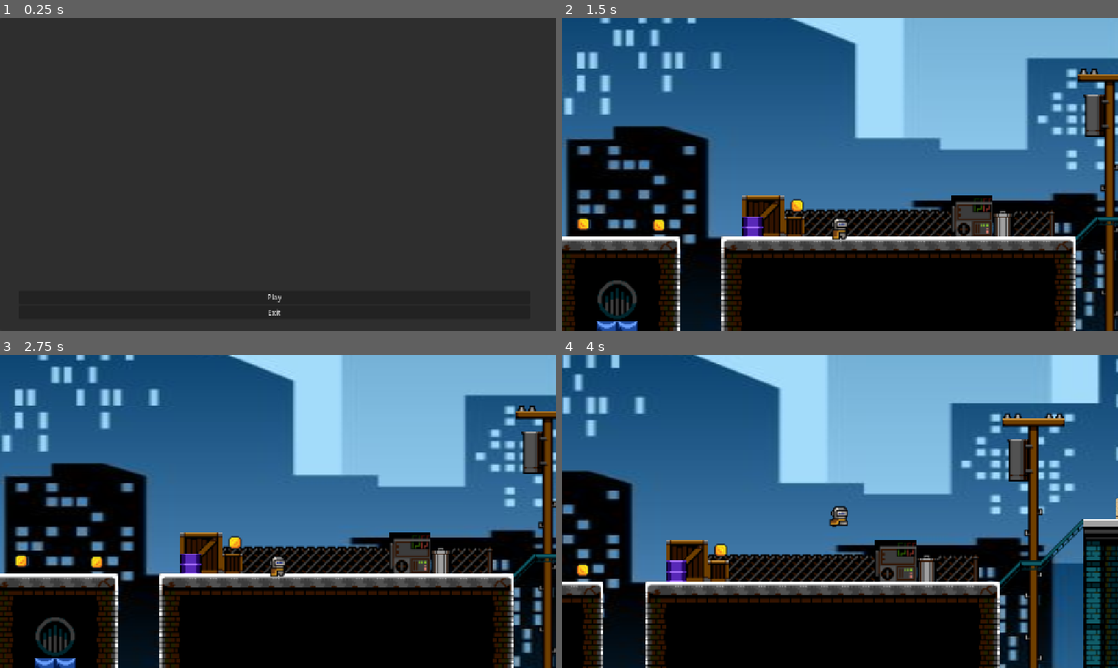
Above: before the commit, frames 1-4 (two rows, left to right).
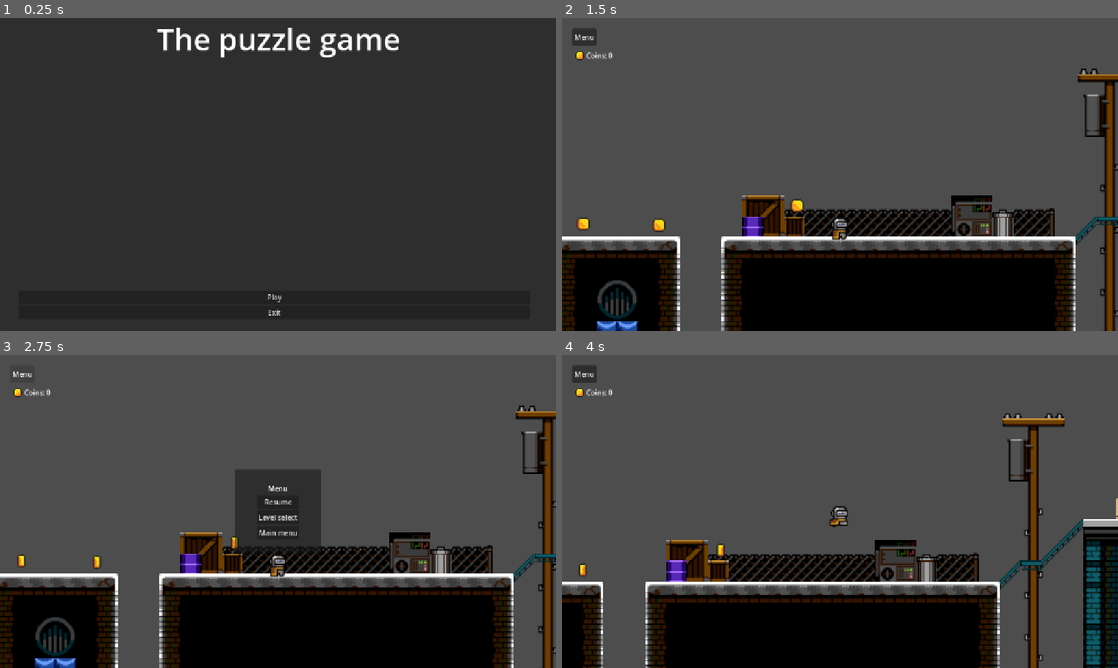
Above: after the commit, the same moments.

Repository: Natr1xon/puzzle_game
Game: Godot game, scene res://scenes/main/main.tscn
Same seed, same stepped clock (60 frames per second), same inputs: the game is played once before the commit and once after it.
Inputs (mouse positions are in pixels of both pictures, inside the frame that each line leads up to):
- Up to frame 1 (0.25 s): no input
- Up to frame 2 (1.5 s): click "Play" at 0.5 s; click "Play" at 1.25 s
- Up to frame 3 (2.75 s): click (22, 373) at 2 s, where only the run after the commit has a clickable "Menu"
- Up to frame 4 (4 s): click (840, 502) at 2.75 s, where only the run after the commit has a clickable "Resume"; hold D (move_right) from 3.53 s (still down); tap E (interact) at 3.6 s; tap Space (jump) at 3.77 s

The runs differ from the first frame. In frame 1, 1.4% of the frame differs, in the area x 28-72%, y 3-13%; in frame 2, 66%; in frame 3, 67%; in frame 4, 69%, in the area x 0-100%, y 0-100%.

Commit message:
add game menu and hud

Diff:
--- a/project.godot
+++ b/project.godot
@@ -20,6 +20,11 @@
 window/size/viewport_width=1280
 window/size/viewport_height=720
 window/stretch/mode="canvas_items"
+
+[global_group]
+
+player=""
+coins=""
 
 [input]
 
--- a/scenes/levels/level_01.tscn
+++ b/scenes/levels/level_01.tscn
@@ -453,61 +453,8 @@
 
 [node name="Level" type="Node2D" unique_id=874728854]
 
-[node name="PuzzleContainer" type="Node2D" parent="." unique_id=374046875]
-position = Vector2(204, -67)
-
-[node name="PuzzleObject" parent="PuzzleContainer" unique_id=2107152276 instance=ExtResource("3_qdh5e")]
-position = Vector2(21, -3)
-value = 5
-
-[node name="PuzzleObject2" parent="PuzzleContainer" unique_id=660886741 instance=ExtResource("3_qdh5e")]
-position = Vector2(46, -3)
-value = 1
-
-[node name="PuzzleObject3" parent="PuzzleContainer" unique_id=411989084 instance=ExtResource("3_qdh5e")]
-position = Vector2(70, -3)
-value = 4
-
-[node name="PuzzleObject4" parent="PuzzleContainer" unique_id=972837333 instance=ExtResource("3_qdh5e")]
-position = Vector2(94, -3)
-value = 2
-
-[node name="PuzzleObject5" parent="PuzzleContainer" unique_id=163901359 instance=ExtResource("3_qdh5e")]
-position = Vector2(118, -3)
-value = 3
-
-[node name="CoinContainer" type="Node2D" parent="." unique_id=1521833144]
-
-[node name="Coin" parent="CoinContainer" unique_id=215446502 instance=ExtResource("2_r72dd")]
-position = Vector2(-250, -24)
-
-[node name="Coin2" parent="CoinContainer" unique_id=1902642994 instance=ExtResource("2_r72dd")]
-position = Vector2(-192, -23)
-
-[node name="Coin3" parent="CoinContainer" unique_id=762573287 instance=ExtResource("2_r72dd")]
-position = Vector2(648, -22)
-
-[node name="Coin4" parent="CoinContainer" unique_id=418495209 instance=ExtResource("2_r72dd")]
-position = Vector2(556, -102)
-
-[node name="Coin5" parent="CoinContainer" unique_id=982289458 instance=ExtResource("2_r72dd")]
-position = Vector2(-86, -38)
-
-[node name="CheckButton" type="Node2D" parent="." unique_id=1808353633]
-position = Vector2(438, -183)
-script = ExtResource("5_qdh5e")
-
-[node name="Sprite2D" type="Sprite2D" parent="CheckButton" unique_id=924133208]
-position = Vector2(-52, 102)
-scale = Vector2(0.11304346, 0.07968751)
-texture = ExtResource("6_50wog")
-
-[node name="Area2D" type="Area2D" parent="CheckButton" unique_id=1283344456]
-position = Vector2(-37, 102)
-
-[node name="CollisionShape2D" type="CollisionShape2D" parent="CheckButton/Area2D" unique_id=694924043]
-position = Vector2(-15, -1)
-shape = SubResource("RectangleShape2D_50wog")
+[node name="Player" parent="." unique_id=926706326 groups=["player"] instance=ExtResource("4_uvc87")]
+position = Vector2(-53, -31)
 
 [node name="FeedbackLabel" type="Label" parent="." unique_id=651166233]
 offset_left = 346.0
@@ -516,6 +463,62 @@
 offset_bottom = -112.0
 text = "Sort"
 
+[node name="PuzzleContainer" type="Node2D" parent="." unique_id=374046875]
+position = Vector2(204, -67)
+
+[node name="PuzzleObject" parent="PuzzleContainer" unique_id=2107152276 instance=ExtResource("3_qdh5e")]
+position = Vector2(21, -3)
+value = 5
+
+[node name="PuzzleObject2" parent="PuzzleContainer" unique_id=660886741 instance=ExtResource("3_qdh5e")]
+position = Vector2(46, -3)
+value = 1
+
+[node name="PuzzleObject3" parent="PuzzleContainer" unique_id=411989084 instance=ExtResource("3_qdh5e")]
+position = Vector2(70, -3)
+value = 4
+
+[node name="PuzzleObject4" parent="PuzzleContainer" unique_id=972837333 instance=ExtResource("3_qdh5e")]
+position = Vector2(94, -3)
+value = 2
+
+[node name="PuzzleObject5" parent="PuzzleContainer" unique_id=163901359 instance=ExtResource("3_qdh5e")]
+position = Vector2(118, -3)
+value = 3
+
+[node name="CoinContainer" type="Node2D" parent="." unique_id=1521833144]
+
+[node name="Coin" parent="CoinContainer" unique_id=215446502 groups=["coins"] instance=ExtResource("2_r72dd")]
+position = Vector2(-250, -24)
+
+[node name="Coin2" parent="CoinContainer" unique_id=1902642994 groups=["coins"] instance=ExtResource("2_r72dd")]
+position = Vector2(-192, -23)
+
+[node name="Coin3" parent="CoinContainer" unique_id=762573287 groups=["coins"] instance=ExtResource("2_r72dd")]
+position = Vector2(648, -22)
+
+[node name="Coin4" parent="CoinContainer" unique_id=418495209 groups=["coins"] instance=ExtResource("2_r72dd")]
+position = Vector2(556, -102)
+
+[node name="Coin5" parent="CoinContainer" unique_id=982289458 groups=["coins"] instance=ExtResource("2_r72dd")]
+position = Vector2(-86, -38)
+
+[node name="CheckButton" type="Node2D" parent="." unique_id=1808353633]
+position = Vector2(438, -180)
+script = ExtResource("5_qdh5e")
+
+[node name="Sprite2D" type="Sprite2D" parent="CheckButton" unique_id=924133208]
+position = Vector2(-52, 102)
+scale = Vector2(0.11304346, 0.07968751)
+texture = ExtResource("6_50wog")
+
+[node name="Area2D" type="Area2D" parent="CheckButton" unique_id=1283344456]
+position = Vector2(-37, 102)
+
+[node name="CollisionShape2D" type="CollisionShape2D" parent="CheckButton/Area2D" unique_id=694924043]
+position = Vector2(-15, -1)
+shape = SubResource("RectangleShape2D_50wog")
+
 [node name="InputHandler" type="Node2D" parent="." unique_id=799739]
 position = Vector2(309, -47)
 script = ExtResource("1_2djvx")
@@ -523,9 +526,6 @@
 [node name="LevelLogic" type="Node2D" parent="." unique_id=1350214831]
 position = Vector2(288, -42)
 script = ExtResource("2_uvc87")
-
-[node name="Player" parent="." unique_id=926706326 instance=ExtResource("4_uvc87")]
-position = Vector2(-53, -31)
 
 [node name="Back" type="TileMapLayer" parent="." unique_id=555651767]
 z_index = -1
@@ -546,6 +546,7 @@
 shape = SubResource("WorldBoundaryShape2D_kfebt")
 
 [node name="Background" type="Sprite2D" parent="." unique_id=1267091804]
+visible = false
 z_index = -2
 position = Vector2(257, -179)
 scale = Vector2(-1.976, 1)
--- a/scenes/levels/level_02.tscn
+++ b/scenes/levels/level_02.tscn
@@ -6,12 +6,10 @@
 [ext_resource type="Texture2D" uid="uid://8tnd84iqcm6f" path="res://assets/sprites/city/Assets_City.png" id="3_c5o3r"]
 [ext_resource type="Script" uid="uid://vhrikkdvirs3" path="res://scripts/level_01/check_button.gd" id="3_c6rld"]
 [ext_resource type="PackedScene" uid="uid://b617fba8fvuvo" path="res://scenes/player/player.tscn" id="3_yjjx0"]
+[ext_resource type="PackedScene" uid="uid://d1n18f7d7hqr2" path="res://scenes/objects/coin.tscn" id="3_yklhy"]
 [ext_resource type="Texture2D" uid="uid://7uq5jajupo7n" path="res://assets/sprites/button/button.png" id="4_yklhy"]
 [ext_resource type="PackedScene" uid="uid://tycds1sjjvs5" path="res://scenes/objects/graph_node.tscn" id="7_ppbiy"]
 [ext_resource type="Texture2D" uid="uid://b7eor2q4j7nrw" path="res://assets/background/sunsetcity.png" id="9_c6rld"]
-
-[sub_resource type="WorldBoundaryShape2D" id="WorldBoundaryShape2D_a3l5x"]
-distance = -45.0
 
 [sub_resource type="RectangleShape2D" id="RectangleShape2D_o4ql5"]
 size = Vector2(43, 20)
@@ -445,15 +443,12 @@
 physics_layer_1/collision_layer = 2
 sources/0 = SubResource("TileSetAtlasSource_3acmf")
 
+[sub_resource type="WorldBoundaryShape2D" id="WorldBoundaryShape2D_a3l5x"]
+distance = -45.0
+
 [node name="Level" type="Node2D" unique_id=839377777]
 
-[node name="KillZone" parent="." unique_id=2037908645 instance=ExtResource("2_3acmf")]
-position = Vector2(0, 13)
-
-[node name="CollisionShape2D" type="CollisionShape2D" parent="KillZone" unique_id=1655410471]
-shape = SubResource("WorldBoundaryShape2D_a3l5x")
-
-[node name="Player" parent="." unique_id=1634076529 instance=ExtResource("3_yjjx0")]
+[node name="Player" parent="." unique_id=1634076529 groups=["player"] instance=ExtResource("3_yjjx0")]
 position = Vector2(0, -25)
 
 [node name="FeedbackLabel" type="Label" parent="Player" unique_id=337639209]
@@ -461,22 +456,6 @@
 offset_top = -31.0
 offset_right = 56.0
 offset_bottom = -8.0
-
-[node name="CheckButton" type="Node2D" parent="." unique_id=516063093]
-position = Vector2(1494, -182)
-script = ExtResource("3_c6rld")
-
-[node name="Sprite2D" type="Sprite2D" parent="CheckButton" unique_id=162455679]
-position = Vector2(-52, 102)
-scale = Vector2(0.11304346, 0.07968751)
-texture = ExtResource("4_yklhy")
-
-[node name="Area2D" type="Area2D" parent="CheckButton" unique_id=1195288178]
-position = Vector2(-37, 102)
-
-[node name="CollisionShape2D" type="CollisionShape2D" parent="CheckButton/Area2D" unique_id=519644301]
-position = Vector2(-15, -1)
-shape = SubResource("RectangleShape2D_o4ql5")
 
 [node name="NodeContainer" type="Node2D" parent="." unique_id=1502880504]
 position = Vector2(1494, -182)
@@ -530,6 +509,45 @@
 [node name="GraphNode12" parent="NodeContainer" unique_id=167041425 instance=ExtResource("7_ppbiy")]
 position = Vector2(-344, 173)
 
+[node name="CoinContainer" type="Node2D" parent="." unique_id=1399411413]
+
+[node name="Coin" parent="CoinContainer" unique_id=1817869380 groups=["coins"] instance=ExtResource("3_yklhy")]
+position = Vector2(-94, -9)
+
+[node name="Coin2" parent="CoinContainer" unique_id=823552213 groups=["coins"] instance=ExtResource("3_yklhy")]
+position = Vector2(411, -56)
+
+[node name="Coin3" parent="CoinContainer" unique_id=909981594 groups=["coins"] instance=ExtResource("3_yklhy")]
+position = Vector2(668, -41)
+
+[node name="Coin4" parent="CoinContainer" unique_id=47075566 groups=["coins"] instance=ExtResource("3_yklhy")]
+position = Vector2(1287, -73)
+
+[node name="Coin5" parent="CoinContainer" unique_id=1628219278 groups=["coins"] instance=ExtResource("3_yklhy")]
+position = Vector2(864, -56)
+
+[node name="Coin6" parent="CoinContainer" unique_id=1541383154 instance=ExtResource("3_yklhy")]
+position = Vector2(1137, -201)
+
+[node name="Coin7" parent="CoinContainer" unique_id=2007950043 instance=ExtResource("3_yklhy")]
+position = Vector2(105, -10)
+
+[node name="CheckButton" type="Node2D" parent="." unique_id=516063093]
+position = Vector2(1494, -182)
+script = ExtResource("3_c6rld")
+
+[node name="Sprite2D" type="Sprite2D" parent="CheckButton" unique_id=162455679]
+position = Vector2(-52, 102)
+scale = Vector2(0.11304346, 0.07968751)
+texture = ExtResource("4_yklhy")
+
+[node name="Area2D" type="Area2D" parent="CheckButton" unique_id=1195288178]
+position = Vector2(-37, 102)
+
+[node name="CollisionShape2D" type="CollisionShape2D" parent="CheckButton/Area2D" unique_id=519644301]
+position = Vector2(-15, -1)
+shape = SubResource("RectangleShape2D_o4ql5")
+
 [node name="LevelLogic" type="Node2D" parent="." unique_id=1163777651]
 script = ExtResource("3_a3l5x")
 
@@ -538,14 +556,21 @@
 
 [node name="Back" type="TileMapLayer" parent="." unique_id=656803696]
 z_index = -1
-tile_map_data = PackedByteArray("AAAPAP//AAAGAAsAAAAUAP//AAA …(4655 unchanged characters)… APAAMAAADz//r/AAAQAAIAAADz//v/AAAQAAMAAAA=")
+tile_map_data = PackedByteArray("AAAPAP//AAAGAAsAAAAUAP//AAA …(4655 unchanged characters)… APAAMAAADz//r/AAAQAAIAAADz//v/AAAQAAMAAAD4//7/AAAKAAcAABA=")
 tile_set = SubResource("TileSet_3acmf")
 
 [node name="Mid" type="TileMapLayer" parent="Back" unique_id=1312999420]
 tile_map_data = PackedByteArray("AAD0/wAAAAAAAAAAAAD1/wAAAAABAAAAAAD2/wAAAAABAAAAAAD3/wAAAAABAAAAAAD4/wAAAAABAAAAAAD5/w …(4688 unchanged characters)…
 tile_set = SubResource("TileSet_yjjx0")
 
+[node name="KillZone" parent="." unique_id=2037908645 instance=ExtResource("2_3acmf")]
+position = Vector2(0, 13)
+
+[node name="CollisionShape2D" type="CollisionShape2D" parent="KillZone" unique_id=1655410471]
+shape = SubResource("WorldBoundaryShape2D_a3l5x")
+
 [node name="Background" type="Sprite2D" parent="." unique_id=1663887186]
+visible = false
 z_index = -2
 position = Vector2(647, -308)
 scale = Vector2(2.2298174, 1)
--- a/scenes/main/level_card.tscn
+++ b/scenes/main/level_card.tscn
@@ -1,6 +1,6 @@
 [gd_scene format=3 uid="uid://bdgepx40dcq4"]
 
-[ext_resource type="Script" uid="uid://c3o4028eektaw" path="res://scripts/level_card.gd" id="1_4papr"]
+[ext_resource type="Script" uid="uid://c3o4028eektaw" path="res://scripts/ui/level_card.gd" id="1_4papr"]
 [ext_resource type="Texture2D" uid="uid://c6bk8sn0k4mgl" path="res://assets/background/bluecity.jpg" id="2_pbfun"]
 
 [node name="LevelCard" type="Control" unique_id=1249149373]
--- a/scenes/main/level_select_menu.tscn
+++ b/scenes/main/level_select_menu.tscn
@@ -1,6 +1,6 @@
 [gd_scene format=3 uid="uid://ciuw4bvq8iwy2"]
 
-[ext_resource type="Script" uid="uid://dpx8a0v4kngaf" path="res://scripts/level_select_menu.gd" id="1_js8mu"]
+[ext_resource type="Script" uid="uid://dpx8a0v4kngaf" path="res://scripts/ui/level_select_menu.gd" id="1_js8mu"]
 
 [node name="LevelSelectMenu" type="Control" unique_id=24170390]
 layout_mode = 3
@@ -14,9 +14,9 @@
 [node name="Panel" type="Panel" parent="." unique_id=1497756196]
 z_index = -1
 layout_mode = 0
-offset_left = -41.0
+offset_left = -47.0
 offset_top = -697.0
-offset_right = 1243.0
+offset_right = 1237.0
 offset_bottom = 23.0
 
 [node name="GridContainer" type="GridContainer" parent="." unique_id=1927381951]
--- a/scenes/main/main.tscn
+++ b/scenes/main/main.tscn
@@ -1,16 +1,13 @@
 [gd_scene format=3 uid="uid://bubh3j1m1mm3j"]
 
 [ext_resource type="Script" uid="uid://becdj3hl8t230" path="res://scripts/main.gd" id="1_hyk8p"]
-[ext_resource type="Script" uid="uid://c5nmlyod6s2ad" path="res://scripts/main_menu.gd" id="2_iuonh"]
+[ext_resource type="Script" uid="uid://c5nmlyod6s2ad" path="res://scripts/ui/main_menu.gd" id="2_iuonh"]
 [ext_resource type="PackedScene" uid="uid://ciuw4bvq8iwy2" path="res://scenes/main/level_select_menu.tscn" id="3_k2fmo"]
+[ext_resource type="PackedScene" uid="uid://bqnjpn64268ul" path="res://scenes/ui/hud.tscn" id="4_l3cfh"]
+[ext_resource type="PackedScene" uid="uid://b2nx2pwtgt5l6" path="res://scenes/ui/game_menu.tscn" id="5_6q06x"]
 
 [node name="Node2D" type="Node2D" unique_id=550959682]
 script = ExtResource("1_hyk8p")
-
-[node name="Panel" type="Panel" parent="." unique_id=2023430301]
-z_index = -5
-offset_right = 1284.0
-offset_bottom = 720.0
 
 [node name="MainMenu" type="Control" parent="." unique_id=385006150]
 layout_mode = 3
@@ -19,6 +16,22 @@
 offset_right = 40.0
 offset_bottom = 650.0
 script = ExtResource("2_iuonh")
+
+[node name="Panel" type="Panel" parent="MainMenu" unique_id=2023430301]
+z_index = -5
+layout_mode = 0
+offset_top = -610.0
+offset_right = 1284.0
+offset_bottom = 110.0
+
+[node name="Label" type="Label" parent="MainMenu" unique_id=648107491]
+layout_mode = 0
+offset_top = -610.0
+offset_right = 1284.0
+offset_bottom = -511.0
+theme_override_font_sizes/font_size = 70
+text = "The puzzle game"
+horizontal_alignment = 1
 
 [node name="VBoxContainer" type="VBoxContainer" parent="MainMenu" unique_id=129516220]
 layout_mode = 0
@@ -37,6 +50,11 @@
 
 [node name="LevelSelectMenu" parent="." unique_id=24170390 instance=ExtResource("3_k2fmo")]
 
+[node name="LevelContainer" type="Node" parent="." unique_id=1989351724]
+
 [node name="UI" type="CanvasLayer" parent="." unique_id=2023271584]
 
-[node name="LevelContainer" type="Node" parent="." unique_id=1989351724]
+[node name="game_menu" parent="UI" unique_id=114386644 instance=ExtResource("5_6q06x")]
+process_mode = 3
+
+[node name="HUD" parent="UI" unique_id=34537194 instance=ExtResource("4_l3cfh")]
--- a/scenes/objects/coin.tscn
+++ b/scenes/objects/coin.tscn
@@ -1,6 +1,6 @@
 [gd_scene format=3 uid="uid://d1n18f7d7hqr2"]
 
-[ext_resource type="Script" path="res://scripts/coin.gd" id="1_i64fm"]
+[ext_resource type="Script" uid="uid://yq0683bejwma" path="res://scripts/objects/coin.gd" id="1_i64fm"]
 [ext_resource type="Texture2D" uid="uid://drh7xqg8aeob7" path="res://assets/sprites/coin/coin.png" id="1_rwqht"]
 
 [sub_resource type="AtlasTexture" id="AtlasTexture_i64fm"]
--- /dev/null
+++ b/scenes/ui/game_menu.tscn
@@ -0,0 +1,59 @@
+[gd_scene format=3 uid="uid://b2nx2pwtgt5l6"]
+
+[ext_resource type="Script" uid="uid://de3gbduv0g1bw" path="res://scripts/ui/game_menu.gd" id="1_5s0hc"]
+
+[node name="game_menu" type="Control" unique_id=114386644]
+layout_mode = 3
+anchors_preset = 8
+anchor_left = 0.5
+anchor_top = 0.5
+anchor_right = 0.5
+anchor_bottom = 0.5
+grow_horizontal = 2
+grow_vertical = 2
+script = ExtResource("1_5s0hc")
+
+[node name="Panel" type="Panel" parent="." unique_id=1017344356]
+layout_mode = 1
+anchors_preset = 8
+anchor_left = 0.5
+anchor_top = 0.5
+anchor_right = 0.5
+anchor_bottom = 0.5
+offset_left = -100.0
+offset_top = -96.0
+offset_right = 100.0
+offset_bottom = 96.0
+grow_horizontal = 2
+grow_vertical = 2
+
+[node name="VBoxContainer" type="VBoxContainer" parent="Panel" unique_id=239680358]
+layout_mode = 1
+anchors_preset = 8
+anchor_left = 0.5
+anchor_top = 0.5
+anchor_right = 0.5
+anchor_bottom = 0.5
+offset_left = -49.0
+offset_top = -64.0
+offset_right = 49.0
+offset_bottom = 64.0
+grow_horizontal = 2
+grow_vertical = 2
+
+[node name="Label" type="Label" parent="Panel/VBoxContainer" unique_id=148292095]
+layout_mode = 2
+text = "Menu"
+horizontal_alignment = 1
+
+[node name="ResumeButton" type="Button" parent="Panel/VBoxContainer" unique_id=112416917]
+layout_mode = 2
+text = "Resume"
+
+[node name="LevelSelectButton" type="Button" parent="Panel/VBoxContainer" unique_id=167267577]
+layout_mode = 2
+text = "Level select"
+
+[node name="MainMenuButton" type="Button" parent="Panel/VBoxContainer" unique_id=1621688846]
+layout_mode = 2
+text = "Main menu"
--- /dev/null
+++ b/scenes/ui/hud.tscn
@@ -0,0 +1,38 @@
+[gd_scene format=3 uid="uid://bqnjpn64268ul"]
+
+[ext_resource type="Script" uid="uid://cflycggrswaa6" path="res://scripts/ui/hud.gd" id="1_0mwgc"]
+[ext_resource type="Texture2D" uid="uid://drh7xqg8aeob7" path="res://assets/sprites/coin/coin.png" id="2_hqnrr"]
+
+[sub_resource type="AtlasTexture" id="AtlasTexture_bo48s"]
+atlas = ExtResource("2_hqnrr")
+region = Rect2(0, 0, 16.571838, 16)
+
+[node name="HUD" type="Control" unique_id=34537194]
+z_index = 4
+layout_mode = 3
+anchors_preset = 0
+offset_right = 640.0
+offset_bottom = 194.0
+size_flags_horizontal = 0
+script = ExtResource("1_0mwgc")
+
+[node name="MenuButton" type="Button" parent="." unique_id=809250413]
+layout_mode = 0
+offset_left = 24.0
+offset_top = 24.0
+offset_right = 79.0
+offset_bottom = 64.0
+text = "Menu"
+
+[node name="CoinScoreLabel" type="Label" parent="." unique_id=1646150871]
+layout_mode = 0
+offset_left = 56.0
+offset_top = 75.0
+offset_right = 141.0
+offset_bottom = 98.0
+text = "Coin score:"
+
+[node name="Sprite2D" type="Sprite2D" parent="." unique_id=305264958]
+position = Vector2(41, 87.00001)
+scale = Vector2(1.875, 1.8749989)
+texture = SubResource("AtlasTexture_bo48s")
--- a/scripts/coin.gd
+++ /dev/null
@@ -1,5 +0,0 @@
-extends Area2D
-
-func _on_body_entered(body: Node2D) -> void:
-	print("+ 1 coin")
-	queue_free()
--- a/scripts/kill_zone.gd
+++ b/scripts/kill_zone.gd
@@ -1,10 +1,16 @@
 extends Area2D
+
+signal player_killed
 
 @onready var timer: Timer = $Timer
 
+func _ready():
+	add_to_group("killzones")
+
 func _on_body_entered(body: Node2D) -> void:
-	print("Перезапуск уровня")
-	timer.start()
+	if body.is_in_group("player"):
+		print("Игрок умер")
+		timer.start()
 
 func _on_timer_timeout() -> void:
-	get_tree().reload_current_scene()
+	player_killed.emit()
--- a/scripts/level_2/level_logic_2.gd
+++ b/scripts/level_2/level_logic_2.gd
@@ -1,4 +1,3 @@
-# Scripts/GraphManager.gd
 extends Node
 
 var current_node = null
--- a/scripts/main.gd
+++ b/scripts/main.gd
@@ -3,12 +3,31 @@
 @onready var menu = $MainMenu
 @onready var level_select = $LevelSelectMenu
 @onready var level_container = $LevelContainer
+@onready var ui = $UI
+@onready var hud = $UI/HUD
+@onready var game_menu = $UI/game_menu
+
+var current_level_path = ""
+
+var coins := 0
+
+func add_coin():
+	coins += 1
+	hud.update_coins(coins)
 
 func _ready():
+	print_tree_pretty()
+
 	menu.show()
 	level_select.hide()
+	ui.hide()
 
 	menu.start_game.connect(_on_start_game)
+
+	hud.open_menu.connect(_on_open_game_menu)
+	game_menu.resume_pressed.connect(_on_resume)
+	game_menu.level_select_pressed.connect(_on_level_select_from_game)
+	game_menu.main_menu_pressed.connect(_on_main_menu_from_game)
 
 	level_select.level_selected.connect(_on_level_selected)
 	level_select.back_pressed.connect(_on_back_from_select)
@@ -21,23 +40,72 @@
 
 func _on_level_selected(path):
 	level_select.hide()
+
 	load_level(path)
+
+	ui.show()
+	hud.show()
+
+
+	game_menu.hide()
+	get_tree().paused = false
 
 func _on_back_from_select():
 	level_select.hide()
 	menu.show()
 
+func _on_open_game_menu():
+	game_menu.show()
+	get_tree().paused = true
+
+func _on_resume():
+	game_menu.hide()
+	get_tree().paused = false
+
+func _on_level_select_from_game():
+	get_tree().paused = false
+
+	# удалить уровень
+	for child in level_container.get_children():
+		child.queue_free()
+
+	game_menu.hide()
+	hud.hide()
+
+	level_select.show()
+
+func _on_main_menu_from_game():
+	get_tree().paused = false
+
+	# удалить уровень
+	for child in level_container.get_children():
+		child.queue_free()
+
+	game_menu.hide()
+	hud.hide()
+
+	menu.show()
+
 func load_level(path):
-	# удалить старый уровень
+	current_level_path = path
+
+	coins = 0
+	hud.update_coins(coins)
+
 	for child in level_container.get_children():
 		child.queue_free()
 
 	var scene = load(path)
-	if scene == null:
-		print("❌ Не удалось загрузить:", path)
-		return
+	var level = scene.instantiate()
+	$LevelContainer.add_child(level)
 
-	var level = scene.instantiate()
-	level_container.add_child(level)
+	for coin in get_tree().get_nodes_in_group("coins"):
+		coin.collected.connect(add_coin)
 
-	print("✅ Уровень загружен:", path)
+	var killzone = level.get_node_or_null("KillZone")
+	if killzone:
+		killzone.player_killed.connect(_on_player_died)
+
+func _on_player_died():
+	if current_level_path != "":
+		load_level(current_level_path)
--- /dev/null
+++ b/scripts/objects/coin.gd
@@ -0,0 +1,8 @@
+extends Area2D
+
+signal collected
+
+func _on_body_entered(body: Node2D) -> void:
+	if body.is_in_group("player"):
+		collected.emit()
+		queue_free()
--- /dev/null
+++ b/scripts/ui/game_menu.gd
@@ -0,0 +1,17 @@
+extends Control
+
+signal resume_pressed
+signal level_select_pressed
+signal main_menu_pressed
+
+@onready var resume_btn = $Panel/VBoxContainer/ResumeButton
+@onready var level_btn = $Panel/VBoxContainer/LevelSelectButton
+@onready var menu_btn = $Panel/VBoxContainer/MainMenuButton
+
+func _ready():
+	resume_btn.pressed.connect(func(): resume_pressed.emit())
+	level_btn.pressed.connect(func(): level_select_pressed.emit())
+	menu_btn.pressed.connect(func(): main_menu_pressed.emit())
+
+func _on_button_pressed():
+	level_select_pressed.emit()
--- /dev/null
+++ b/scripts/ui/hud.gd
@@ -0,0 +1,18 @@
+extends Control
+
+signal open_menu
+
+@onready var menu_button = $MenuButton
+@onready var coin_label = $CoinScoreLabel
+
+func _ready():
+	menu_button.pressed.connect(_on_menu_pressed)
+
+func _on_menu_pressed():
+	open_menu.emit()
+
+func update_coins(value: int):
+	coin_label.text = "Coins: " + str(value)
+
+func reset_coins():
+	update_coins(0)
Renamed: scripts/coin.gd.uid -> scripts/objects/coin.gd.uid
Not shown, added: scripts/ui/game_menu.gd.uid
Not shown, added: scripts/ui/hud.gd.uid
Renamed: scripts/level_card.gd -> scripts/ui/level_card.gd
Renamed: scripts/level_card.gd.uid -> scripts/ui/level_card.gd.uid
Renamed: scripts/level_select_menu.gd -> scripts/ui/level_select_menu.gd
Renamed: scripts/level_select_menu.gd.uid -> scripts/ui/level_select_menu.gd.uid
Renamed: scripts/main_menu.gd -> scripts/ui/main_menu.gd
Renamed: scripts/main_menu.gd.uid -> scripts/ui/main_menu.gd.uid
